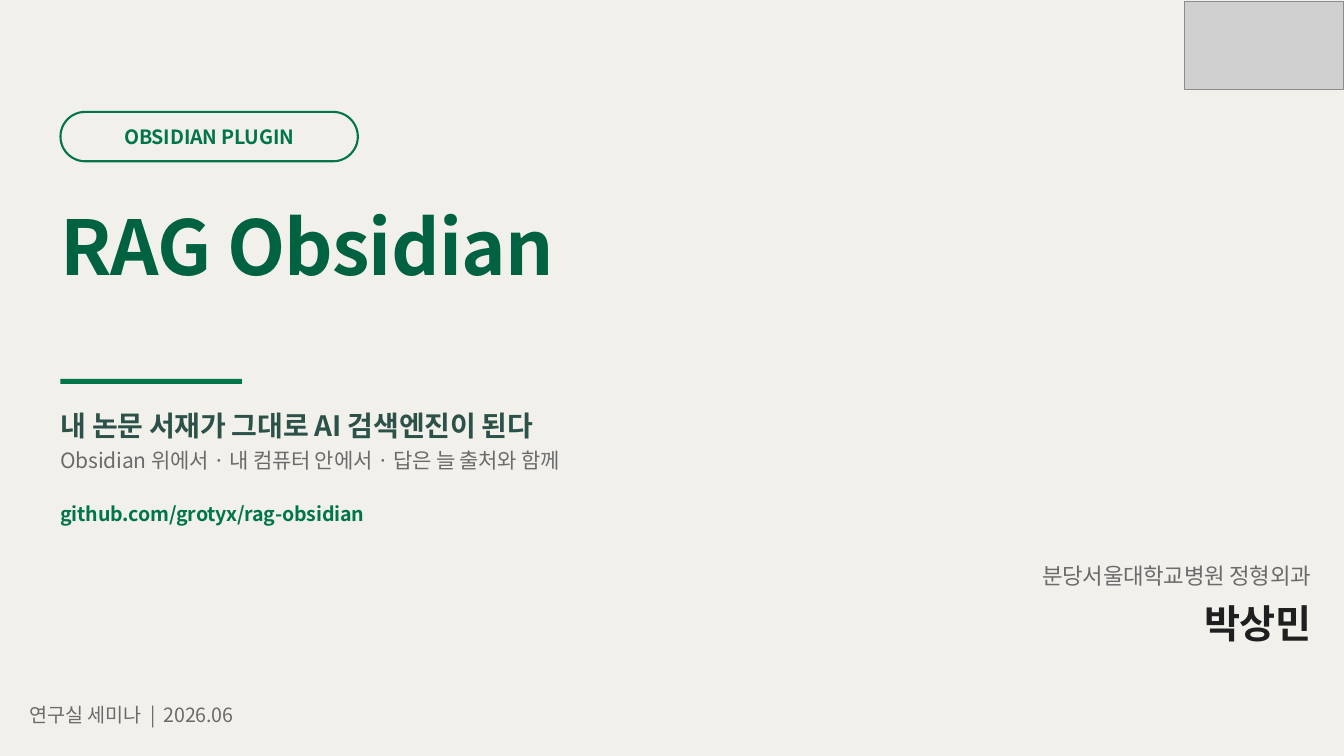
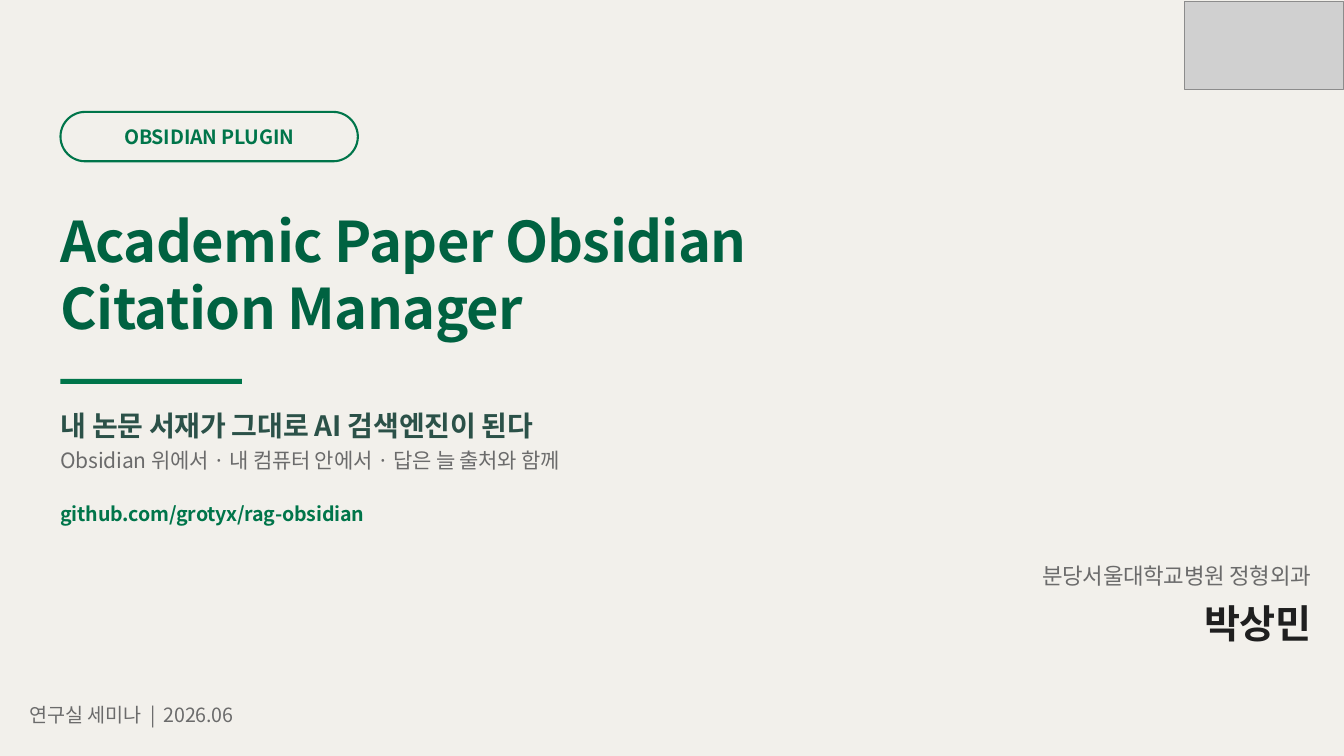
Before and after one commit to grotyx/rag-obsidian, a slide deck: slide 1 of presentation/rag_obsidian_deck.pptx. Drawn at 1344x756 pixels with LibreOffice and Linux fonts; fonts in the diff are those of the drawing; grey boxes stand for pictures. Boxes give left, top, right and bottom in pixels: in the first picture for what was removed or moved away, otherwise in the second. Text is boxed around its words. In the diff, an @@ line names an element or a change of style, - is before the commit and + after.

```diff
--- a/presentation/rag_obsidian_deck.pptx
+++ b/presentation/rag_obsidian_deck.pptx
@@ text at bbox=[60, 216, 747, 343]: text changed; size 54 to 40 pt @@
-RAG Obsidian
+Academic Paper Obsidian
+Citation Manager
```
Also in this commit, not shown: 3 other files.
